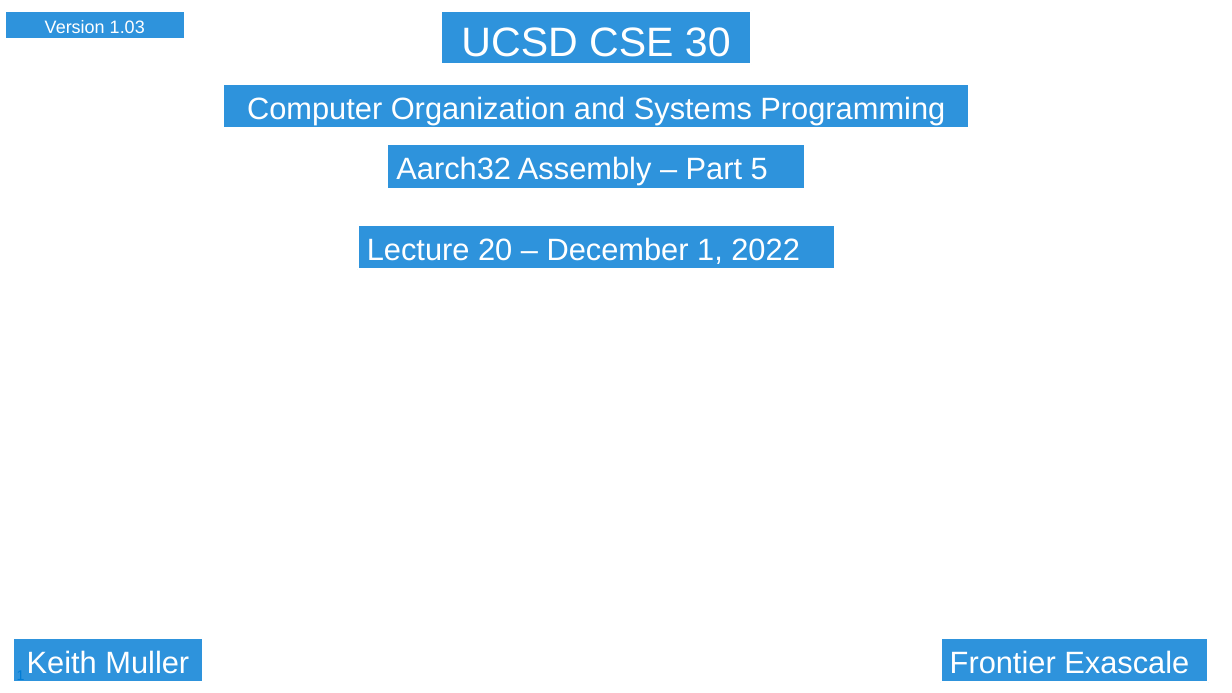
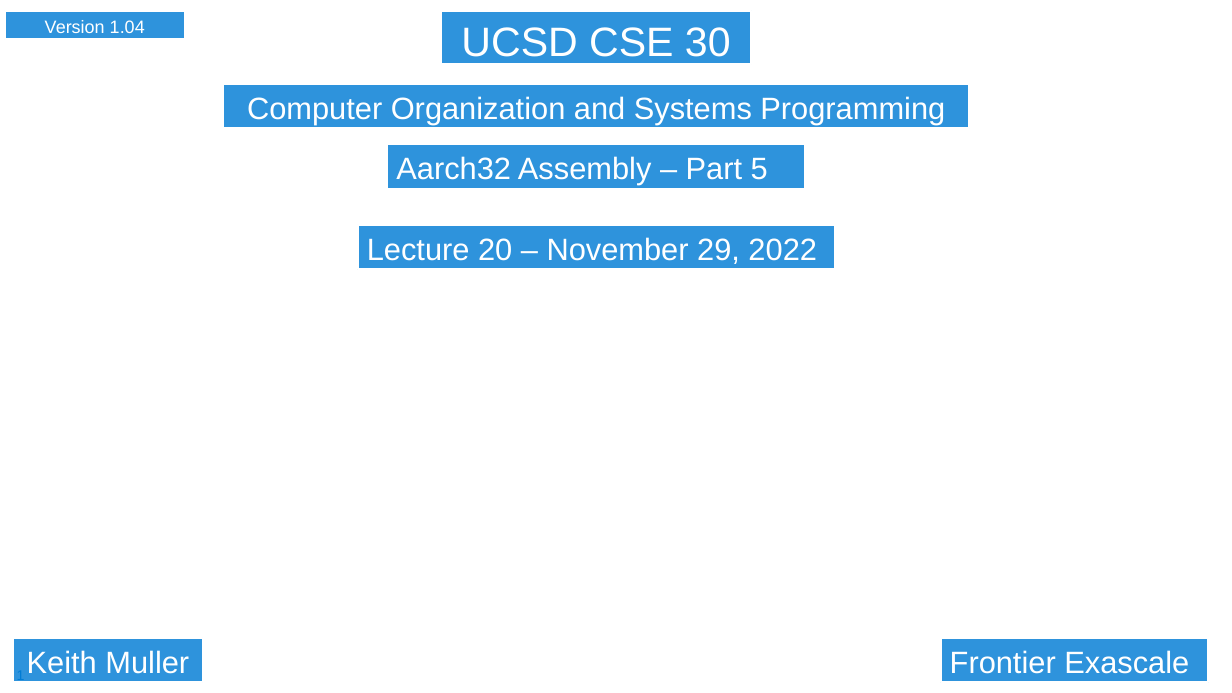
Before and after one commit to cse30-fa22/Muller_CSE30_Lecture_Slides, a slide deck: slide 1 of 10_Assm_Part5.pptx. Drawn at 1232x693 pixels with LibreOffice and Linux fonts; fonts in the diff are those of the drawing; background and template pictures are left out. Boxes give left, top, right and bottom in pixels: in the first picture for what was removed or moved away, otherwise in the second. Text is boxed around its words. In the diff, an @@ line names an element or a change of style, - is before the commit and + after.

```diff
--- a/10_Assm_Part5.pptx
+++ b/10_Assm_Part5.pptx
@@ text in rectangle at bbox=[45, 20, 145, 33]: text changed @@
-Version 1.03
+Version 1.04
@@ text in rectangle at bbox=[367, 237, 816, 264]: text changed @@
-Lecture 20 – December 1, 2022
+Lecture 20 – November 29, 2022
```
Also in this commit, not shown: 1 other slide changed, 1 other file.
